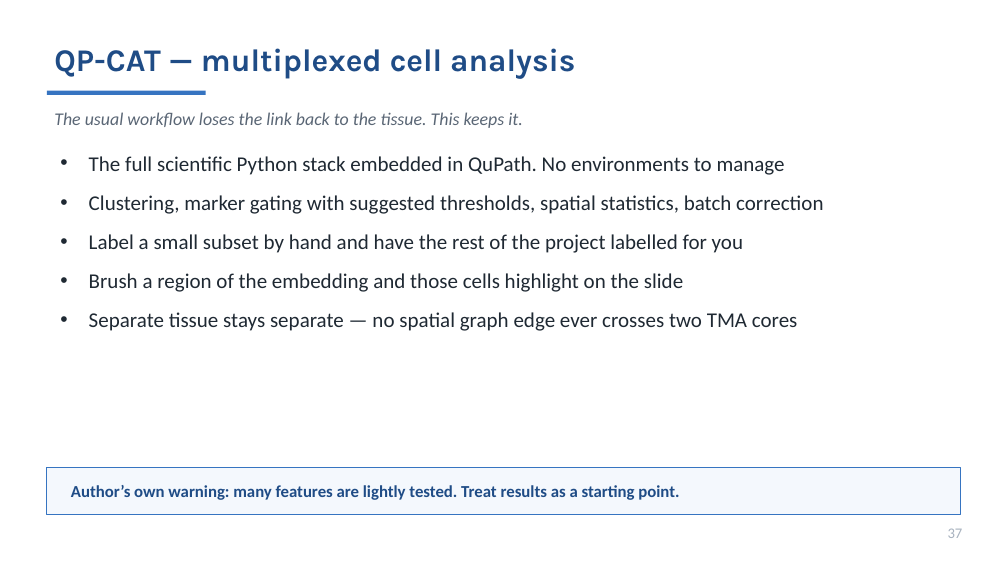
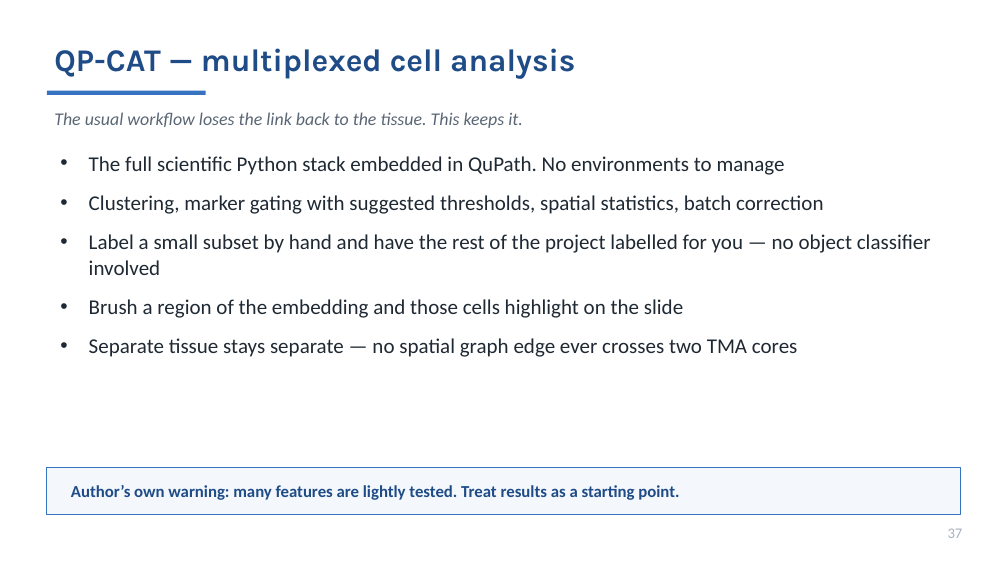
Before and after one commit to MichaelSNelson/BINA-I2K-2026-QuPath-Extensions, a slide deck: slide 37 of I2K_2026_QuPath_Extensions.pptx. Drawn at 1008x567 pixels with LibreOffice and Linux fonts; fonts in the diff are those of the drawing. Boxes give left, top, right and bottom in pixels: in the first picture for what was removed or moved away, otherwise in the second. Text is boxed around its words. In the diff, an @@ line names an element or a change of style, - is before the commit and + after.

```diff
--- a/I2K_2026_QuPath_Extensions.pptx
+++ b/I2K_2026_QuPath_Extensions.pptx
@@ text at (89,234,931,275): text changed @@
-• Label a small subset by hand and have the rest of the project labelled for you
+• Label a small subset by hand and have the rest of the project labelled for you — no object classifier involved
```
Also in this commit, not shown: 1 other slide changed, 6 other files.
